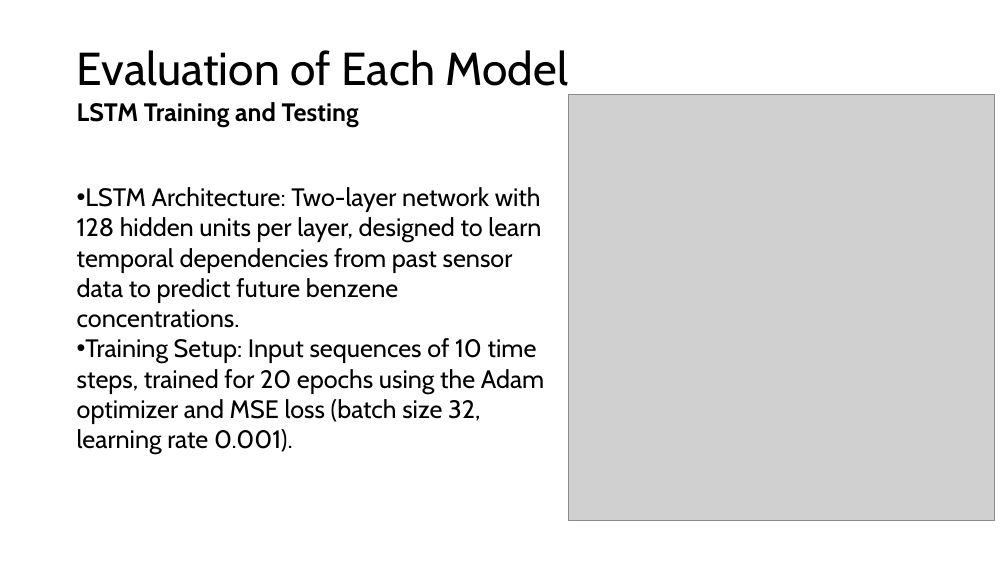
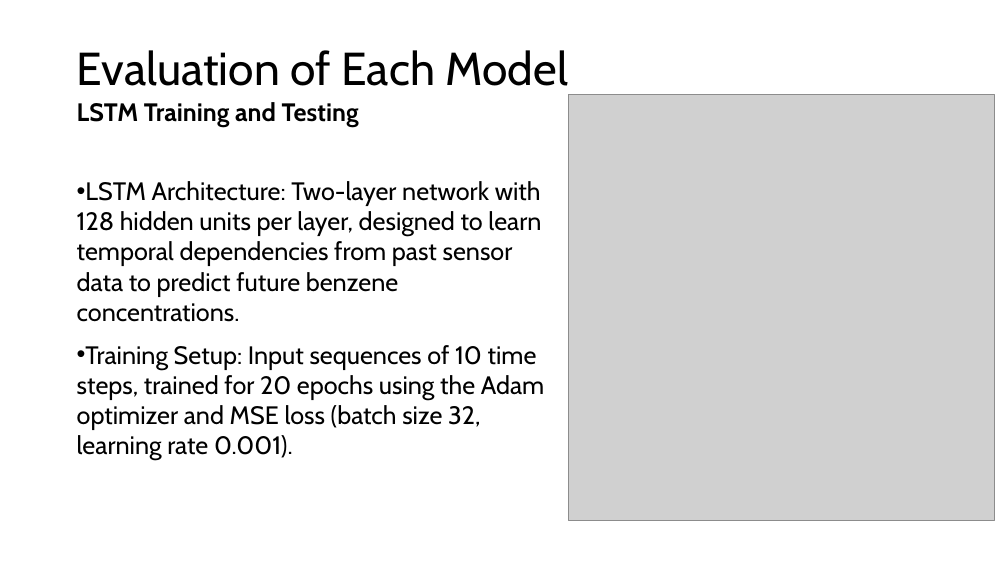
Before and after one commit to Afonso-Duarte/Intelligent-Systems-Project, a slide deck: slide 11 of Project/Presentation.pptx. Drawn at 1008x567 pixels with LibreOffice and Linux fonts; fonts in the diff are those of the drawing; grey boxes stand for pictures. Boxes give left, top, right and bottom in pixels: in the first picture for what was removed or moved away, otherwise in the second. Text is boxed around its words. In the diff, an @@ line names an element or a change of style, - is before the commit and + after.

```diff
--- a/Project/Presentation.pptx
+++ b/Project/Presentation.pptx
@@ text "LSTM Architecture: Two-layer network with ..." at box(77, 181, 544, 461): more space between paragraphs @@
```
Also in this commit, not shown: 10 other slides changed.
